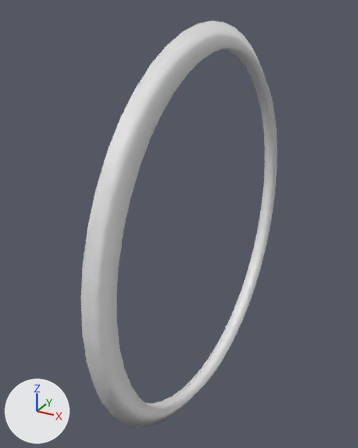
Renders of the Blender file AssetSource/UI.blend from each side of a commit.
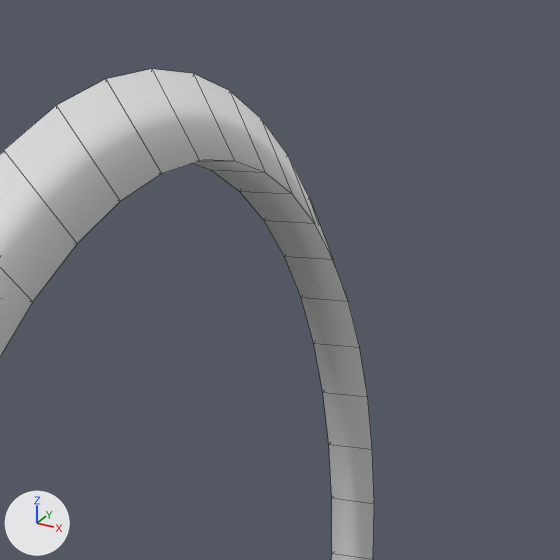
Each version is shown whole from a 50 mm lens placed at (2.33, -4.91, 2.46), pointed at (-0.29, -0.15, 0.08), then close up on the part from 46% to 93% of the width and 0% to 37% of the height. Lighting does not change. The marker at lower left points along +X, +Y and +Z. The close-ups show mesh edges as thin lines. The same objects are shown in both versions, whatever each file hides.
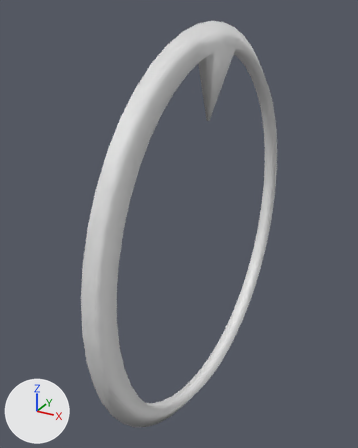
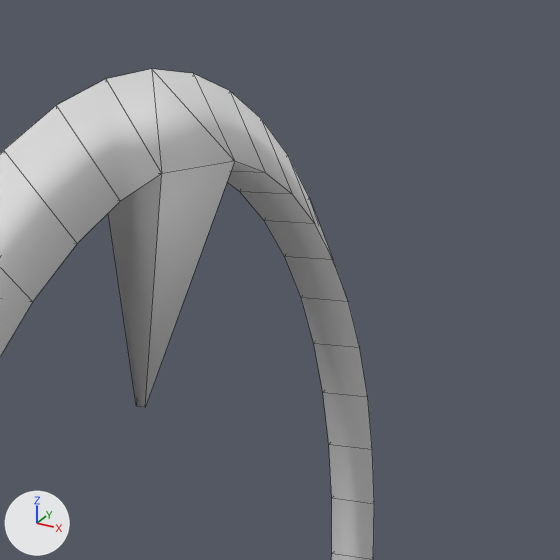
Pixel boxes (x1, y1, x2, y2) of what changed, in the close-ups (560 x 560 px):
part 1 of me_torus, built on: before (106, 69, 234, 174); after (106, 69, 235, 407)

What changed in the scene script:
```text
Change me_torus:
    where me_torus.from_pydata(...)  # 144 vertices, 144 faces; spans x -0.03..0.17, y -2.33..2.33, z -2.33..2.33
    used by ob_torus; location = (0.0, 0.0, 0.0)
    verts and faces of me_torus; kept vertices keep their numbers, new ones are numbered from 144
    before: 69 (0.0, 0.3, 2.31) at pixel (193, 73), 70 (0.17, 0.27, 2.06) at pixel (234, 161), 72 (0.0, 0.0, 2.33) at pixel (151, 68), 73 (0.17, 0.0, 2.07) at pixel (199, 161), 74 (-0.03, 0.0, 2.07)
    before: 75 (0.0, -0.3, 2.31) at pixel (105, 78), 76 (0.17, -0.27, 2.06) at pixel (161, 173)
    me_torus part 1
    add delete_faces([(69, 72, 73, 70), (72, 75, 76, 73)])
    add verts[73] = (0.01, 0.0, 1.31)  # moved, pixel (145, 407)
    add verts[74] = (-0.03, 0.0, 1.31)  # moved, pixel (136, 406)
    add faces += [(69, 72, 70), (72, 75, 76), (70, 72, 76), (70, 76, 73)]
```
